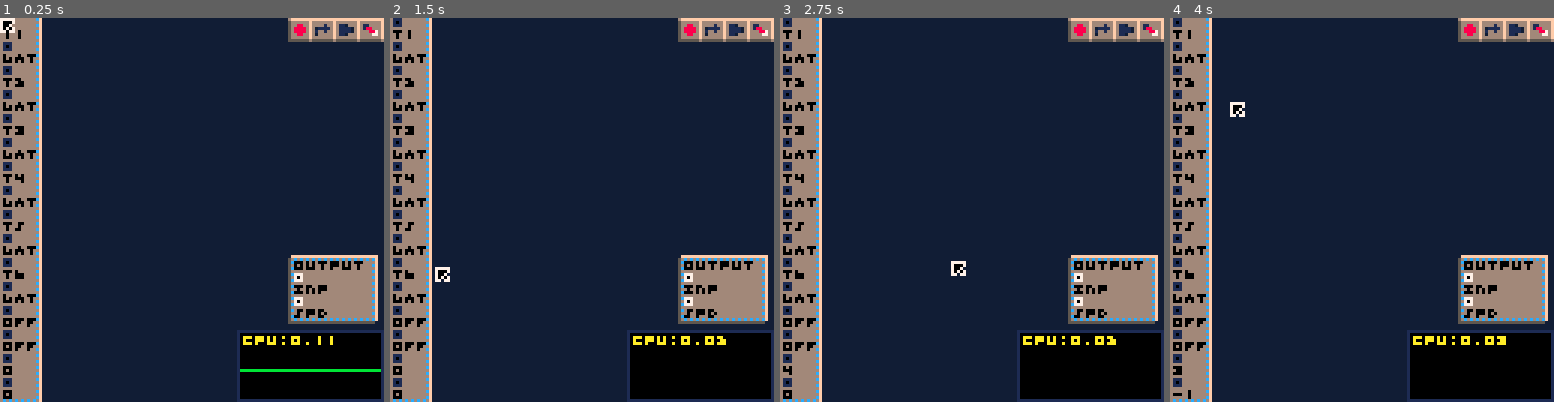
Above: before the commit, frames 1-4 (left to right).
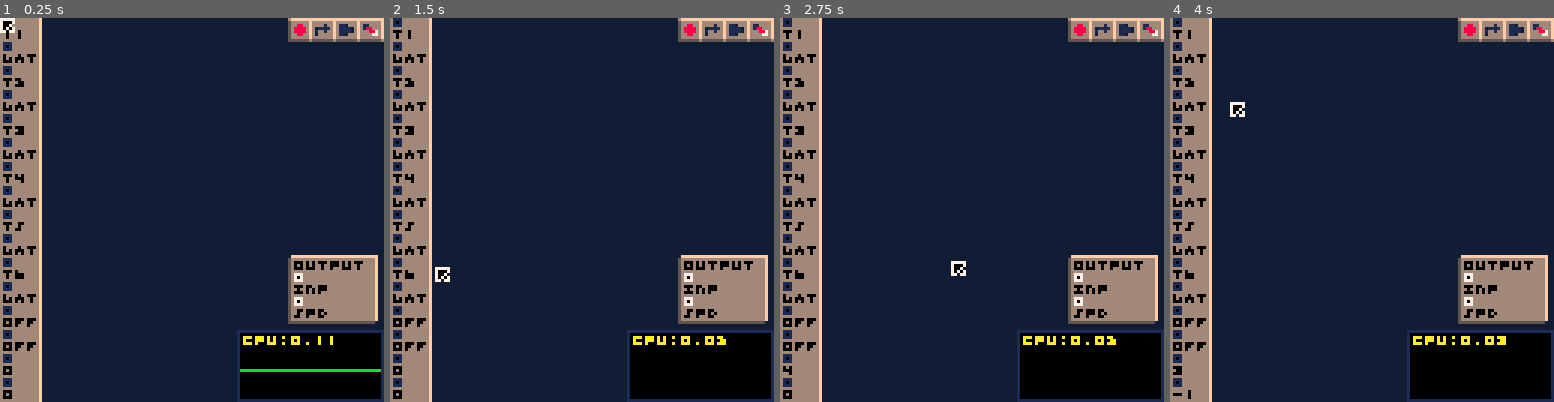
Above: after the commit, the same moments.

Repository: waporwave2/WWModular
Game: PICO-8 cartridge wwmodular.p8
The game is run twice, just before and just after one commit, with the same random seed, the same clock (stepped at 60 frames per second) and the same inputs.
Inputs (mouse positions are in pixels of both pictures, inside the frame that each line leads up to):
- Up to frame 1 (0.25 s): no input
- Up to frame 2 (1.5 s): tap X (X key) at 0.33, 1.07 s; click (670, 121) at 0.67 s; tap O (Z key) at 0.7 s; click (436, 267) at 1.22 s
- Up to frame 3 (2.75 s): hold Right 1.6-2.1 s; tap O (Z key) at 1.7, 2.1, 2.5 s; click (887, 114) at 1.77 s; tap X (X key) at 1.85 s; hold Up 2.15-2.42 s; click (952, 259) at 2.32 s; hold Right from 2.47 s (still down)
- Up to frame 4 (4 s): click (1404, 106) at 2.87 s; tap O (Z key) at 2.9, 3.3, 3.7 s; tap X (X key) at 2.97 s; release Right at 3.03 s; hold Left 3.08-3.58 s; click (1465, 256) at 3.42 s; hold Down 3.63-3.97 s; click (1231, 102) at 3.97 s

The runs differ from the first frame. In frame 1, 0.7% of the frame differs, in the area x 0-98%, y 0-100%; in frame 2, 0.7%; in frame 3, 0.7%; in frame 4, 0.7%.

Commit message:
fix tracker mouse; other misc

Diff:
--- a/dev.lua
+++ b/dev.lua
@@ -2,4 +2,5 @@
 -- dev_palpersist=dev
 dev_visualdebug=dev
 -- dev_setup=dev
+-- dev_outlines=dev
 -- dev_overheat=dev
--- a/draw.lua
+++ b/draw.lua
@@ -69,7 +69,7 @@
     --info
     rectfill(2,1,93,32,6)
     rectfill(3,2,92,31,0)
-    print("waporware modular\na dsp synth toy.\ndesigned and coded by:\nwaporwave"..pulse("",.5,"█",.5),4,3,11)
+    print("waporware modular\na dsp synth toy.\ndesigned and coded by:\nwaporwave\noptimized by:\npancelor"..pulse("",.5,"█",.5),4,3,11)
     print("octave:"..oct.." page:"..pg,4,28,11)
 
     ?"t1  t2  t3  t4  t5  t6",6,34,0
--- a/main.lua
+++ b/main.lua
@@ -46,7 +46,9 @@
  return stat(1)<1 and stat(7)==60
 end
 function dev_outline_modules()
-  if not dev then return end
+  if not dev_outlines then return end
+  if tracker_mode then return end
+
   fillp(▒)
   for ii,mod in ipairs(modules) do
     local h=max(#mod.o,#mod.i)
@@ -58,7 +60,6 @@
 
 
 function _init()
-
   --add modules to menu
   modmenu={"saw","sin","square",
   "mixer","tri","clip","lfo",
@@ -151,7 +152,7 @@
   -- pq(len)
 
   for i=0,len-1 do
-   -- cpu_flag()
+    -- cpu_flag()
     if playing then
       play()
     end
--- a/modules.lua
+++ b/modules.lua
@@ -61,13 +61,12 @@
   step=function(self)
     if self.state==0 then
       self.o[1]-=(((self.i[4]+1)*8)^2)/1024
-    end
-    if self.state==1 then
+    elseif self.state==1 then
       self.o[1]+=(((self.i[1]+1)*8)^2)/1024
-    end
-    if self.state==2 then
+    elseif self.state==2 then
       self.o[1]-=(((self.i[2]+1)*8)^2)/1024
     end
+
     if self.i[5]>0 then
       if self.state==0 then self.state=1 end
     elseif self.state!=1 or self.gat then
--- a/pance_helper.lua
+++ b/pance_helper.lua
@@ -48,9 +48,9 @@
  return res
 end
 
-function step(edge,x)
-  return tonum(x>=edge)
-end
+-- function step(edge,x)
+--   return tonum(x>=edge)
+-- end
 
 -- returns a number that goes from 0 to 1 in period seconds
 --  (never quite hits 1, actually)
--- a/tracker.lua
+++ b/tracker.lua
@@ -54,7 +54,7 @@
   trks[2]%=16
 
   --gate and other buttons
-  if mbtnp(1) then
+  if mbtnp(0) then
     if mx>1and mx<98and
       my>119and my<127 then
       local tk=(mx-2)\16+1
